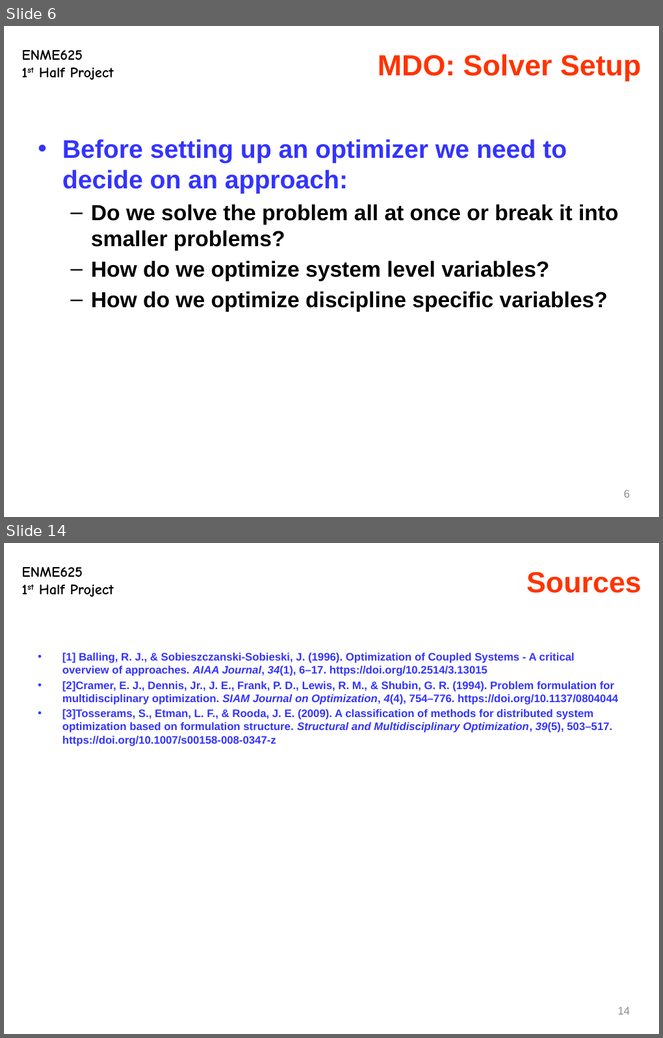
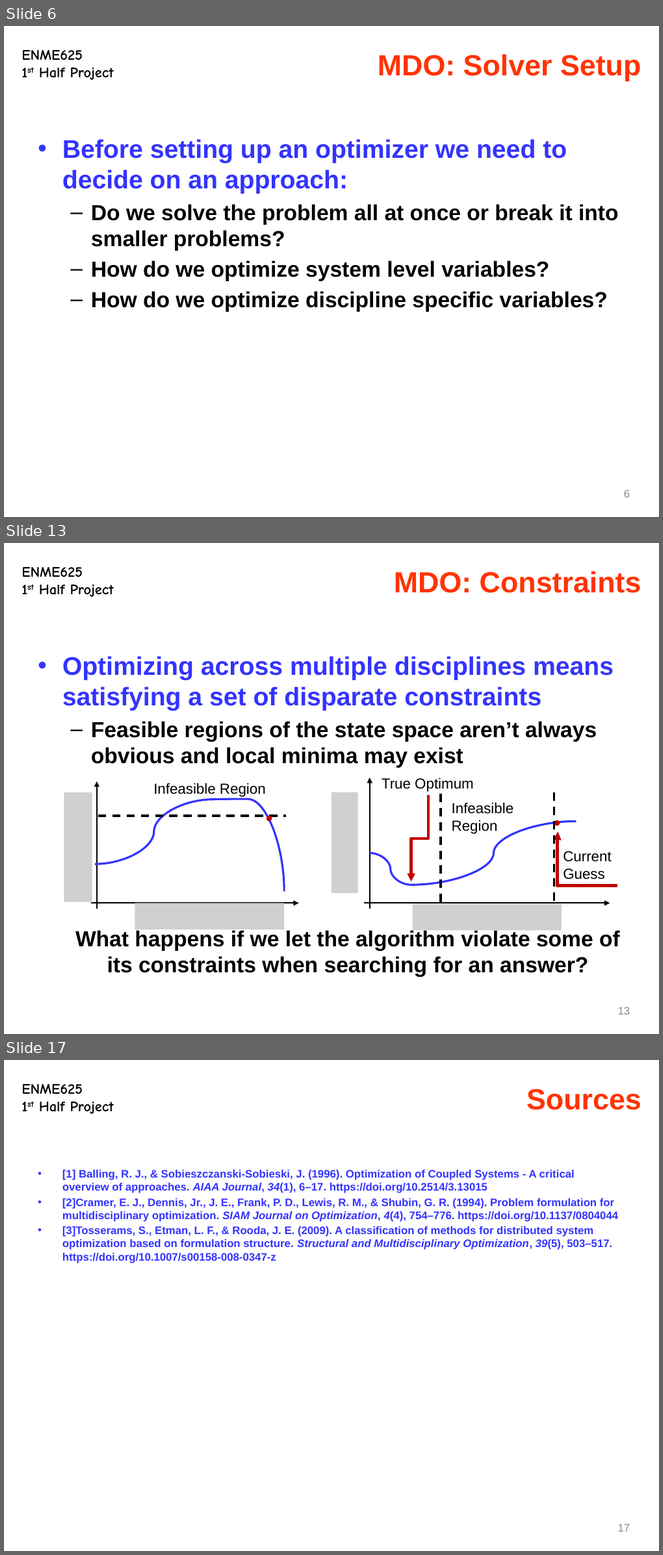
Before and after one commit to hqqen/eeby-deeby, a slide deck: class-work/optimization/project 1/slides.pptx. Shown one above the other, each under a label of ours: slides 6 and 14 before the commit, slides 6, 13 and 17 after it; the slides between them are not shown. The pictures are 663x1038 and 663x1555 pixels, drawn with LibreOffice and Linux fonts; fonts in the diff are those of the drawing; grey boxes stand for pictures. Boxes give left, top, right and bottom in pixels: in the first picture for what was removed or moved away, otherwise in the second. Text is boxed around its words. In the diff, an @@ line names an element or a change of style, - is before the commit and + after.

```diff
--- a/class-work/optimization/project 1/slides.pptx
+++ b/class-work/optimization/project 1/slides.pptx
@@ slide 13 added at (x1=4, y1=543, x2=659, y2=1034), background #FFFFFF; not listed: 1 template element that a slide beside it also shows @@
@@ title added at (x1=394, y1=571, x2=642, y2=593), 32 pt, text #FF3300, bold @@
+MDO: Constraints
@@ text added at (x1=62, y1=656, x2=620, y2=977), 24 pt, text #000000, bold @@
+• Optimizing across multiple disciplines means satisfying a set of disparate constraints
+  – Feasible regions of the state space aren’t always obvious and local minima may exist
+  What happens if we let the algorithm violate some of its constraints when searching for an answer?
@@ picture added at (x1=64, y1=793, x2=92, y2=902) @@
@@ arrow added from (97, 908) to (97, 782), #000000 1.5 pt @@
@@ text added at (x1=154, y1=783, x2=266, y2=797), 16 pt, text #000000 @@
+Infeasible Region
@@ picture added at (x1=332, y1=792, x2=358, y2=893) @@
@@ arrow added from (369, 908) to (369, 778), #000000 1.5 pt @@
@@ text added at (x1=382, y1=778, x2=474, y2=792), 16 pt, text #000000 @@
+True Optimum
@@ elbow arrow added from (428, 795) to (412, 882), #C00000 3 pt @@
@@ line added from (441, 902) to (441, 789), #000000 2.25 pt dashed @@
@@ line added from (555, 901) to (555, 787), #000000 2.25 pt dashed @@
@@ curved line added from (95, 864) to (213, 800), #3333FF 2.25 pt @@
@@ curved line added from (212, 800) to (284, 891), #3333FF 2.25 pt @@
@@ text added at (x1=452, y1=802, x2=514, y2=834), 16 pt, text #000000 @@
+Infeasible Region
@@ line added from (98, 816) to (285, 816), #000000 2.25 pt dashed @@
@@ ellipse added at (x1=267, y1=816, x2=272, y2=821), fill #C00000 @@
@@ curved line added from (412, 885) to (577, 821), #3333FF 2.25 pt @@
@@ ellipse added at (x1=555, y1=821, x2=560, y2=826), fill #C00000 @@
@@ elbow arrow added from (618, 886) to (558, 832), #C00000 3 pt @@
@@ curved line added from (369, 854) to (412, 885), #3333FF 2.25 pt @@
@@ text added at (x1=563, y1=851, x2=611, y2=880), 16 pt, text #000000 @@
+Current
+Guess
@@ arrow added from (91, 903) to (299, 903), #000000 1.5 pt @@
@@ picture added at (x1=135, y1=903, x2=284, y2=930) @@
@@ arrow added from (364, 903) to (610, 903), #000000 1.5 pt @@
@@ picture added at (x1=413, y1=904, x2=562, y2=930) @@
@@ page number added at (x1=618, y1=1007, x2=631, y2=1015), 12 pt, text #8C8C8C @@
+13
@@ what was slide 14 is now slide 17 @@
@@ page number at (x1=618, y1=1524, x2=631, y2=1532): text changed @@
-14
+17
```
Also in this commit, not shown: 5 slides changed, 4 other slides added, 32 slides removed, 1 other file.
